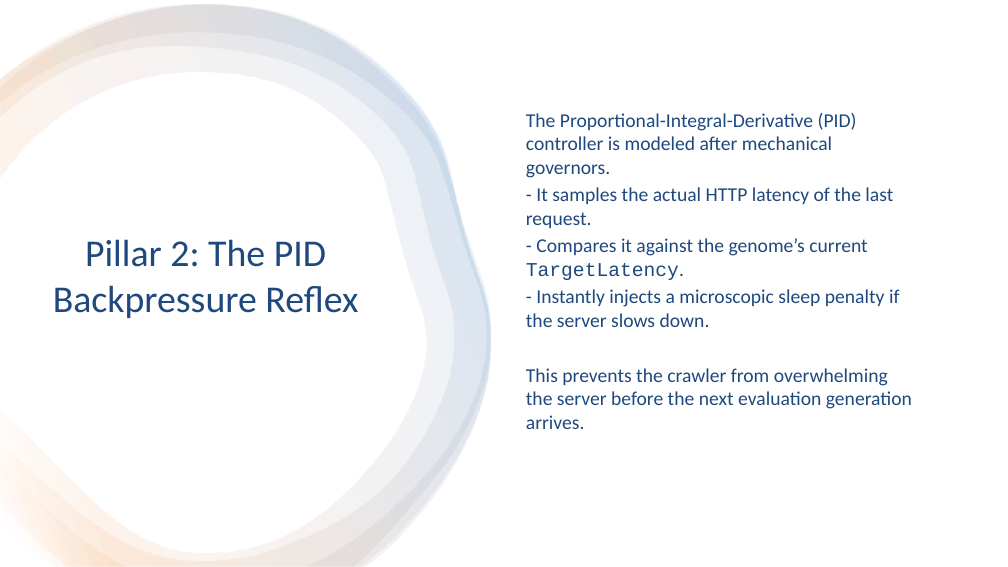
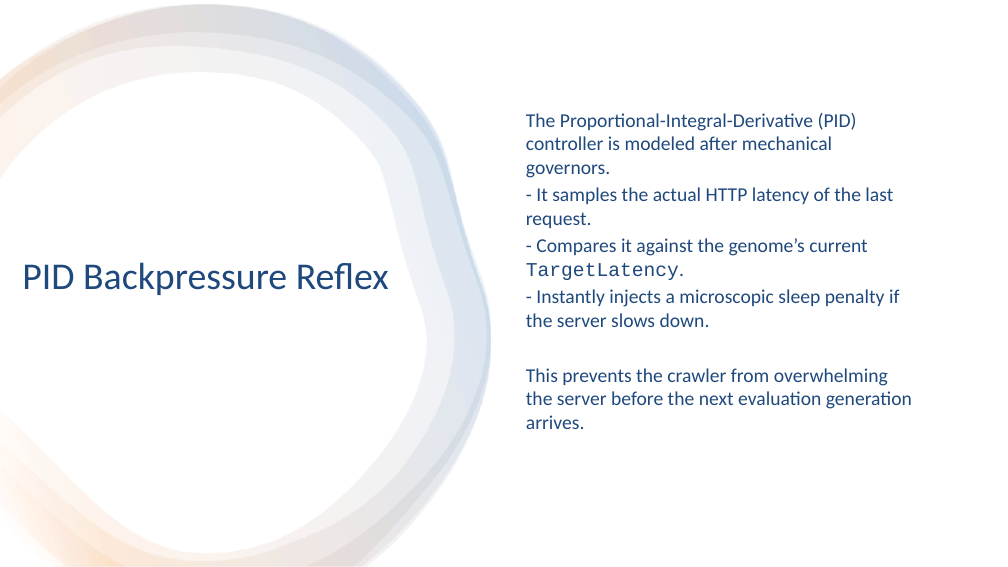
Before and after one commit to caseylmanus/workerpool, a slide deck: slide 12 of presentation.pptx. Drawn at 1008x567 pixels with LibreOffice and Linux fonts; fonts in the diff are those of the drawing. Boxes give left, top, right and bottom in pixels: in the first picture for what was removed or moved away, otherwise in the second. Text is boxed around its words. In the diff, an @@ line names an element or a change of style, - is before the commit and + after.

```diff
--- a/presentation.pptx
+++ b/presentation.pptx
@@ title at <box>22,262,389,295</box>: text changed @@
-Pillar 2: The PID Backpressure Reflex
+PID Backpressure Reflex
```
Also in this commit, not shown: 4 other slides changed, 1 slide added, 1 slide removed.
